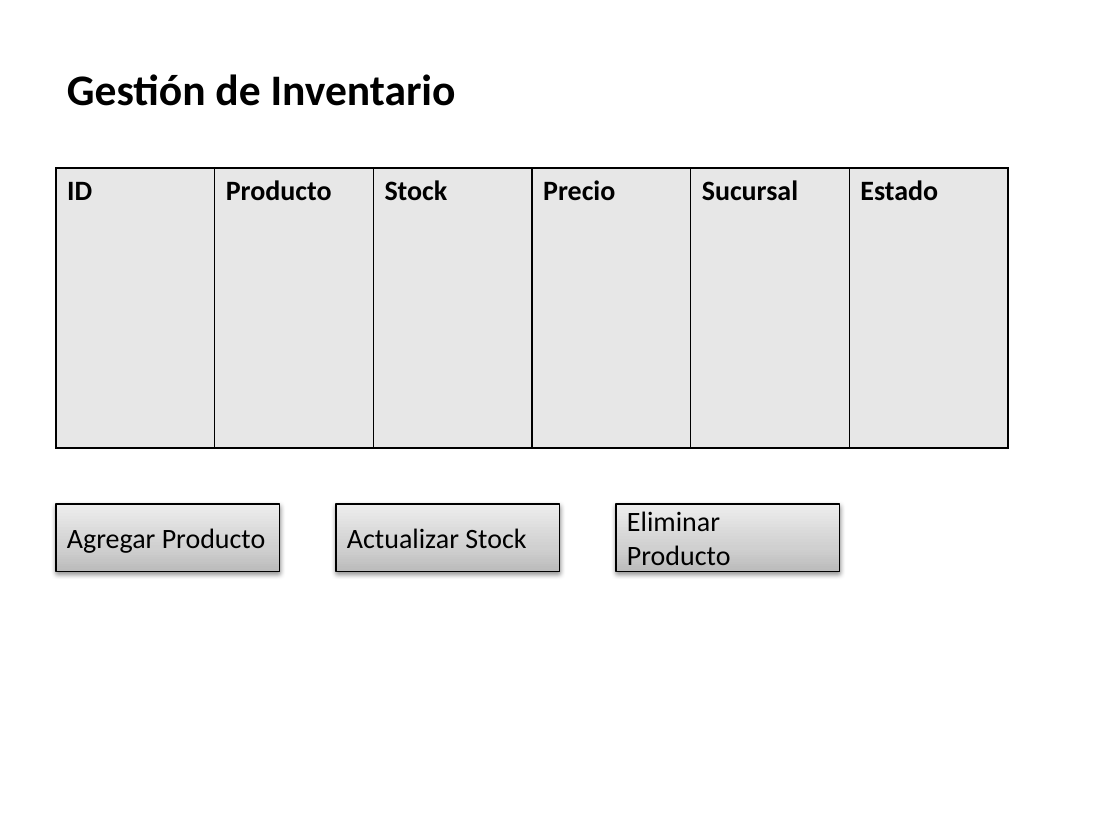
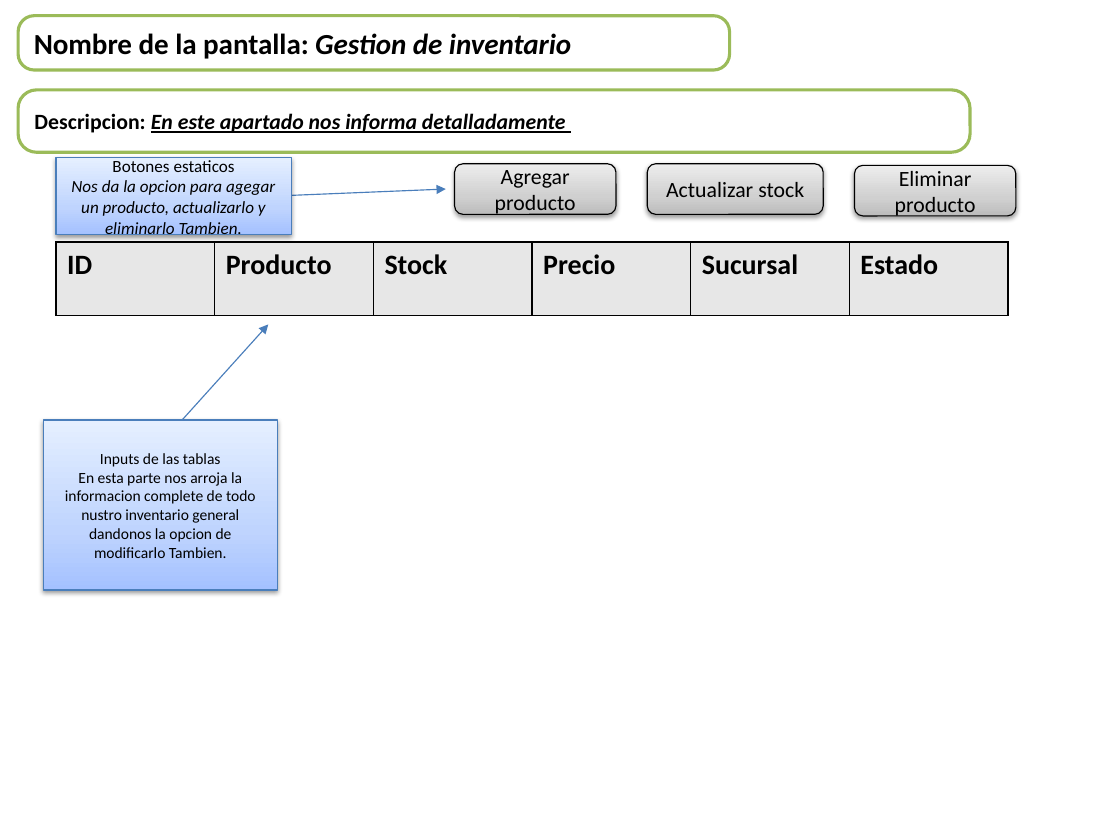
Before and after one commit to EdgarGmz/project-web, a slide deck: slide 5 of Bocetos_Sistema_Gestion_Inventario_PDV.pptx (slide 4 before the commit). Drawn at 1120x840 pixels with LibreOffice and Linux fonts; fonts in the diff are those of the drawing; background and template pictures are left out. Boxes give left, top, right and bottom in pixels: in the first picture for what was removed or moved away, otherwise in the second. Text is boxed around its words. In the diff, an @@ line names an element or a change of style, - is before the commit and + after.

```diff
--- a/Bocetos_Sistema_Gestion_Inventario_PDV.pptx
+++ b/Bocetos_Sistema_Gestion_Inventario_PDV.pptx
@@ rounded rectangle added at (18,16,729,71), fill #FFFFFF, outline #9BBB59 2 pt, 18.6 pt, text #000000, bold @@
+Nombre de la pantalla: Gestion de inventario
@@ text removed at (67,74,456,106) @@
-Gestión de Inventario
@@ rounded rectangle added at (18,90,970,152), fill #FFFFFF, outline #9BBB59 2 pt, 14 pt, text #000000, bold, italic, underline @@
+Descripcion: En este apartado nos informa detalladamente
@@ rectangle added at (56,158,291,235), fill gradient #A4C4FF to #BFD4FF to #E6EEFF, outline #4B7EBC 0.75 pt, 11 pt, text #000000, italic @@
+Botones estaticos
+Nos da la opcion para agegar un producto, actualizarlo y eliminarlo Tambien.
@@ rounded rectangle "Agregar producto": place and size @@
-rounded rectangle "Agregar producto" at (56,504,280,571)
+rounded rectangle "Agregar producto" at (455,164,616,214)
@@ text in rounded rectangle at (495,170,576,215): text changed; size 18 to 14 pt @@
-Agregar Producto
+Agregar producto
@@ rounded rectangle "Actualizar stock": place and size @@
-rounded rectangle "Actualizar stock" at (336,504,560,571)
+rounded rectangle "Actualizar stock" at (647,164,823,214)
@@ rectangle to rounded rectangle in 3 elements at (455,164,616,214), (647,164,823,214), (855,166,1016,216) @@
@@ rounded rectangle "Eliminar producto": place and size @@
-rounded rectangle "Eliminar producto" at (616,504,840,571)
+rounded rectangle "Eliminar producto" at (855,166,1016,216)
@@ text in rounded rectangle at (895,171,976,217): text changed; size 18 to 14 pt @@
-Eliminar Producto
+Eliminar producto
@@ arrow added from (269, 196) to (446, 189), #4B7EBC 0.75 pt @@
@@ text in rounded rectangle at (666,182,804,197): text changed; size 18 to 14 pt @@
-Actualizar Stock
+Actualizar stock
@@ table: place and size @@
-table at (56,168,1010,448)
+table at (56,242,1010,316)
@@ arrow added from (160, 445) to (269, 325), #4B7EBC 0.75 pt @@
@@ rectangle added at (44,420,278,590), fill gradient #A4C4FF to #BFD4FF to #E6EEFF, outline #4B7EBC 0.75 pt, 10 pt, text #000000 @@
+Inputs de las tablas
+En esta parte nos arroja la informacion complete de todo nustro inventario general dandonos la opcion de modificarlo Tambien.
```
Also in this commit, not shown: 1 other slide changed, 3 slides added, 2 slides removed.
